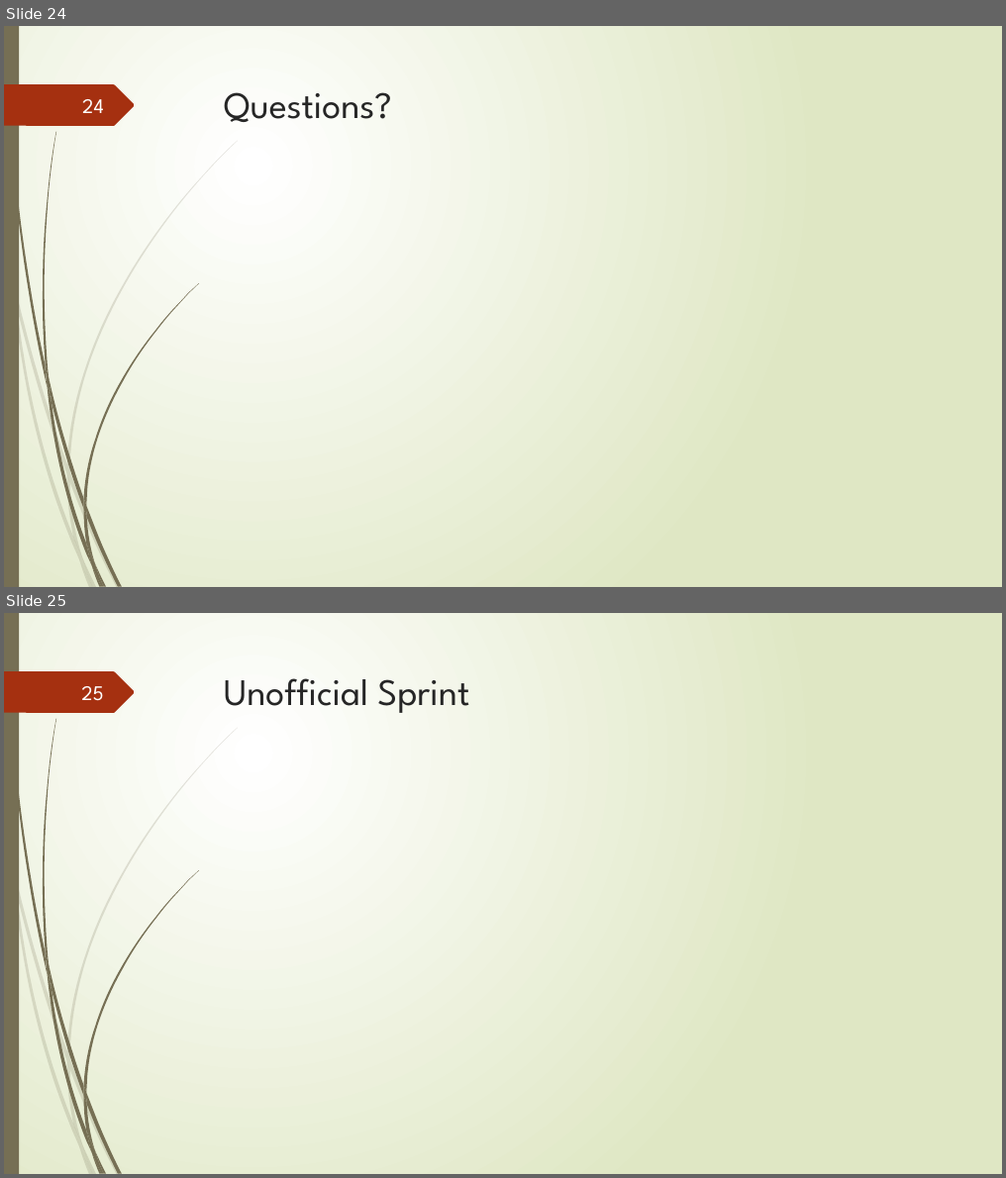
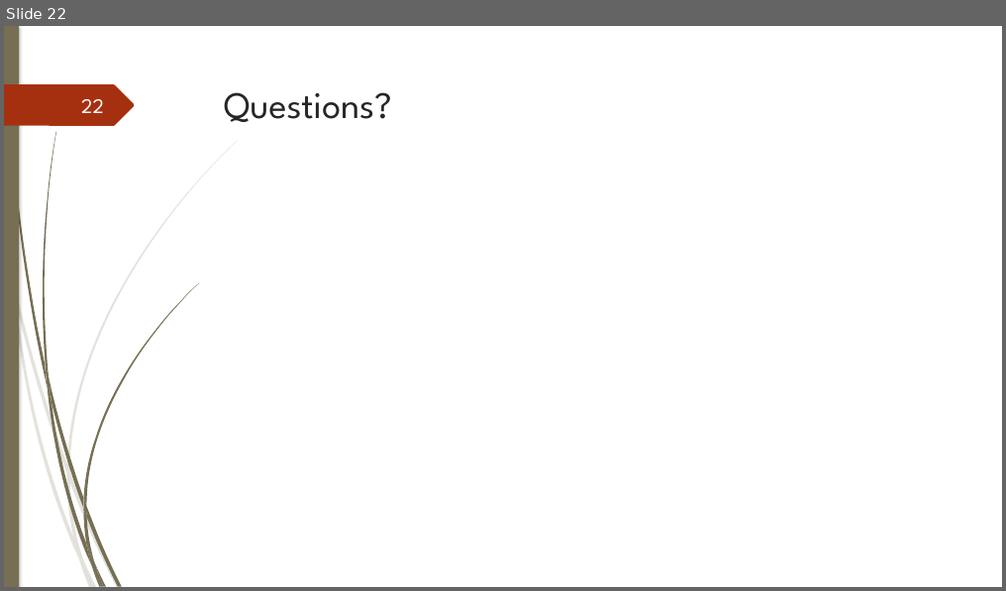
Before and after one commit to junmin-yee/Landmarked, a slide deck: Presentations/Sprint01 ReviewMeeting.pptx. Shown one above the other, each under a label of ours: slides 24 and 25 before the commit, slide 22 after it. The pictures are 1006x1178 and 1006x591 pixels, drawn with LibreOffice and Linux fonts; fonts in the diff are those of the drawing. Boxes give left, top, right and bottom in pixels: in the first picture for what was removed or moved away, otherwise in the second. Text is boxed around its words. In the diff, an @@ line names an element or a change of style, - is before the commit and + after.

Commit message:
Readded My Presentation Contributions
UML Design, Unofficial Sprint, Sprint 2.

```diff
--- a/Presentations/Sprint01 ReviewMeeting.pptx
+++ b/Presentations/Sprint01 ReviewMeeting.pptx
@@ slide 25 removed at (4, 613, 1002, 1174), background gradient #FFFFFF to #DFE8C4; not listed: 24 template elements that a slide beside it also shows @@
@@ page number removed at (81, 686, 103, 701) @@
-25
@@ title removed at (224, 678, 469, 713) @@
-Unofficial Sprint
@@ what was slide 24 is now slide 22 @@
@@ slide 22 changed as well @@
@@ background gradient #FFFFFF to #DFE8C4 to #FFFFFF @@
@@ rectangle at (4, 26, 19, 587): shadow on @@
@@ outline redrawn in 13 elements at (15, 284, 67, 474), (70, 472, 120, 587), (12, 288, 79, 561), (67, 474, 82, 559), (67, 141, 238, 472), (73, 537, 93, 587), (6, 26, 47, 386), (86, 506, 122, 586), (43, 132, 56, 379), (83, 283, 199, 506), (83, 509, 94, 565), (83, 498, 86, 517), (4, 84, 135, 126) @@
@@ page number at (81, 99, 104, 113): text changed @@
-24
+22
```
Also in this commit, not shown: 22 other slides changed, 9 slides added, 3 other slides removed.
